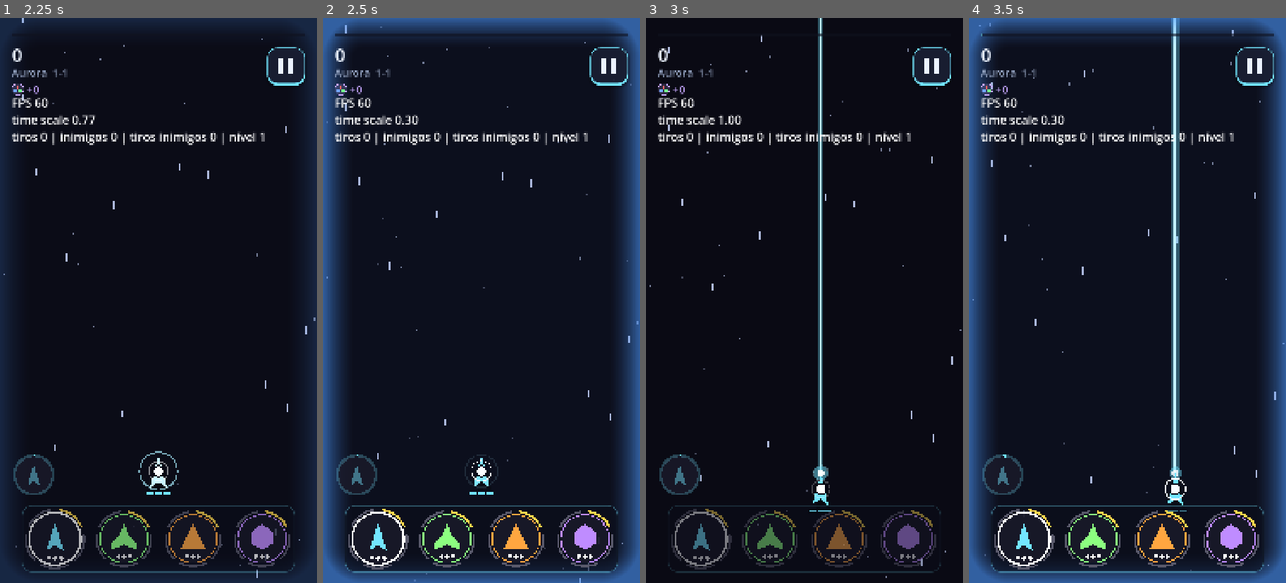
Above: before the commit, frames 1-4 (left to right).
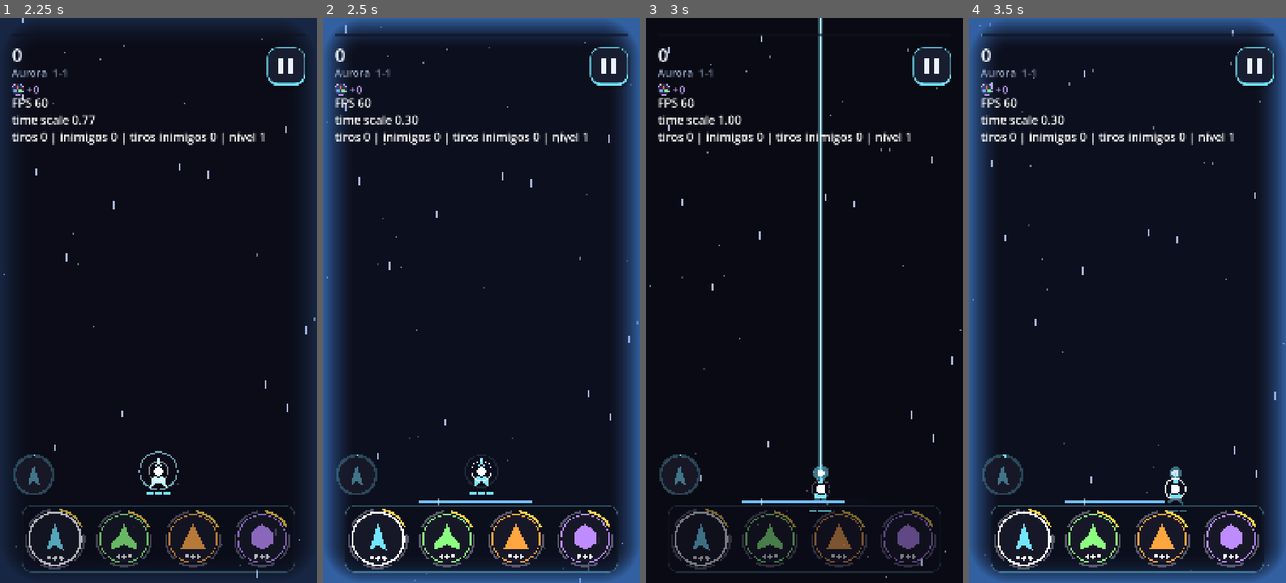
Above: after the commit, the same moments.

Repository: GDPonsoni/Nucleon-Squad-3D
Game: Godot game, scene res://scenes/game.tscn
Same seed, same stepped clock (60 frames per second), same inputs: the game is played once before the commit and once after it. This scene is started directly instead of the project's main scene.
Inputs (mouse positions are in pixels of both pictures, inside the frame that each line leads up to):
- Up to frame 1 (2.25 s): click (285, 68) at 0.5 s; click (53, 390) at 1.25 s; move the mouse to (228, 272) at 2.02 s; hold Right (ui_right) from 2.03 s (still down); click (228, 272) at 2.17 s
- Up to frame 2 (2.5 s): keep holding Right (ui_right)
- Up to frame 3 (3 s): release Right (ui_right) at 2.75 s; drag from (741, 328) to (788, 413) at 2.77 s
- Up to frame 4 (3.5 s): no input

Frame 1 is identical in both runs. In frame 2, 0.2% of the frame differs, in the area x 30-66%, y 85-87%; in frame 3, 0.2%; in frame 4, 2.3%, in the area x 30-68%, y 0-87%.

Commit message:
feat(core): câmera lenta com custo (armas param e energia)
Na câmera lenta voluntária as armas seguram o tiro e uma energia
esvazia em tempo real (3 s cheia; recarrega em 6 s com o dedo na tela;
abaixo de 15% não ativa; vazia volta ao normal). Barra acima da barra
de troca. A lenta forçada (corpo destruído) e a do início não gastam.
Dica do tutorial, GDD e estado atual atualizados.

Co-Authored-By: Claude Opus 5.5 <noreply@anthropic.com>

Diff:
--- a/data/i18n/strings.csv
+++ b/data/i18n/strings.csv
@@ -179,7 +179,7 @@
 SETTINGS_REPLAY_TUTORIAL,Replay tutorial,Rever tutorial,Repetir tutorial
 SETTINGS_TUTORIAL_RESET,Tutorial reset,Tutorial reiniciado,Tutorial reiniciado
 TIP_MOVE,Drag anywhere on the screen to move the ship. The finger doesn't need to be on it.,Arraste em qualquer lugar da tela para mover a nave. O dedo não precisa estar em cima dela.,Arrastra en cualquier parte de la pantalla para mover la nave. El dedo no tiene que estar sobre ella.
-TIP_SLOWMO,Lift your finger and time slows down. Use it to plan your dodge.,Soltou o dedo? O tempo desacelera. Use para planejar o desvio.,¿Soltaste el dedo? El tiempo se ralentiza. Úsalo para planear la esquiva.
+TIP_SLOWMO,"Lift your finger and time slows down to plan your dodge. Your weapons hold fire and the blue bar drains; keep your finger down to refill it.","Soltou o dedo? O tempo desacelera para planejar o desvio. As armas param de atirar e a barra azul esvazia; com o dedo na tela, ela recarrega.","¿Soltaste el dedo? El tiempo se ralentiza para planear la esquiva. Las armas dejan de disparar y la barra azul se vacía; con el dedo en la pantalla, se recarga."
 TIP_POWERUP,"Power-ups raise the weapon level of the active ship, up to level 5.","Power-ups sobem o nível da arma da nave ativa, até o nível 5.","Los power-ups suben el nivel del arma de la nave activa, hasta el nivel 5."
 TIP_HITS,Each ship takes 3 hits. At zero it breaks: switch to another ship in the bar below.,Cada nave aguenta 3 hits. Sem hits ela se quebra: troque de nave na barra de baixo.,Cada nave aguanta 3 golpes. Sin golpes se rompe: cambia de nave en la barra de abajo.
 TIP_MEDKIT,Medkits restore hits to the active ship.,Kits médicos recuperam hits da nave ativa.,Los botiquines recuperan golpes de la nave activa.
--- a/scripts/core/combat_context.gd
+++ b/scripts/core/combat_context.gd
@@ -11,6 +11,7 @@
 var player: Player
 var boss: Boss  # fora do pool; null quando não há chefe
 var boosts: PlayerBoosts = PlayerBoosts.new()  # evolução do núcleo (neutro em testes)
+var weapons_hold: bool = false  # câmera lenta voluntária: as armas não atiram
 
 
 ## Faísca de acerto no ponto (ignora se o contexto não tem o pool).
--- a/scripts/core/game.gd
+++ b/scripts/core/game.gd
@@ -155,6 +155,8 @@
 	time_controller.name = "TimeController"
 	add_child(time_controller)
 	time_controller.bind_input(touch_input)
+	time_controller.voluntary_slow_changed.connect(func(slow: bool) -> void:
+		context.weapons_hold = slow and Params.slowmo_holds_fire)
 
 	# Por último entre os nós de lógica: roda depois dos movimentos
 	combat = CombatSystem.new()
@@ -169,6 +171,7 @@
 
 	var slow_overlay := SlowMotionOverlay.new()
 	slow_overlay.name = "SlowMotionOverlay"
+	slow_overlay.time_controller = time_controller
 	add_child(slow_overlay)
 
 	hud = Hud.new()
--- a/scripts/core/params.gd
+++ b/scripts/core/params.gd
@@ -245,6 +245,19 @@
 var slow_time_scale: float = 0.3
 var time_scale_smooth_seconds: float = 0.1  # duração da transição, em tempo real
 var slow_motion_tint: Color = Color(0.3, 0.6, 1.0, 0.6)  # vinheta nas bordas (alfa = força máxima)
+# Custo da câmera lenta: as armas não atiram nela e uma energia esvazia (tempo real) enquanto
+# ela dura; com o dedo na tela, a energia recarrega. Vazia = volta à velocidade normal.
+var slowmo_holds_fire: bool = true
+var slowmo_energy_seconds: float = 3.0  # duração da câmera lenta com a energia cheia (tempo real)
+var slowmo_recharge_seconds: float = 6.0  # dedo na tela por tanto tempo enche a energia do zero
+var slowmo_min_energy: float = 0.15  # abaixo disso, soltar o dedo não ativa a câmera lenta
+var slowmo_max_frame_seconds: float = 0.1  # ignora saltos de tempo real (pausa, app em segundo plano)
+var slowmo_bar_size: Vector2 = Vector2(420.0, 14.0)
+var slowmo_bar_gap: float = 125.0  # acima do centro da barra de troca
+var slowmo_bar_color: Color = Color(0.45, 0.75, 1.0)
+var slowmo_bar_low_color: Color = Color(1.0, 0.45, 0.4)  # abaixo do mínimo
+var slowmo_bar_bg_color: Color = Color(0.04, 0.05, 0.1, 0.6)
+var slowmo_bar_fade_seconds: float = 0.25  # some depois de cheia (tempo real)
 
 # --- Nave ---
 var ship_speed: float = 3000.0  # px/s máximos (escalado pelo time scale)
--- a/scripts/core/time_controller.gd
+++ b/scripts/core/time_controller.gd
@@ -2,6 +2,12 @@
 extends Node
 ## Câmera lenta: dedo solto -> time scale lento; tocar -> volta a 1.0.
 ## A transição usa tempo real (o delta do _process já vem escalado).
+## Custo: a câmera lenta voluntária gasta energia (tempo real) e o dedo na tela recarrega.
+## Sem energia, o jogo volta à velocidade normal até o próximo toque. A câmera lenta forçada
+## (corpo destruído) e a do começo da fase (antes do primeiro toque) não gastam.
+
+## Câmera lenta voluntária começou ou acabou (as armas seguram o tiro nela).
+signal voluntary_slow_changed(slow: bool)
 
 const NORMAL_TIME_SCALE: float = 1.0
 
@@ -9,14 +15,21 @@
 var forced_slow: bool = false:
 	set(value):
 		forced_slow = value
-		_target = Params.slow_time_scale if value or not _touch.is_touching() else NORMAL_TIME_SCALE
+		var idle_slow: bool = not _touch.is_touching() and _has_energy()
+		_target = Params.slow_time_scale if value or idle_slow else NORMAL_TIME_SCALE
+		_update_voluntary()
 
 ## Fim de fase: velocidade normal travada, o dedo não muda mais a câmera lenta.
 var locked_normal: bool = false
 
+## Energia da câmera lenta, de 0 a 1.
+var energy: float = 1.0
+
 var _target: float = NORMAL_TIME_SCALE
 var _last_usec: int = 0
 var _touch: TouchInput
+var _touched_once: bool = false
+var _voluntary: bool = false
 
 
 func _ready() -> void:
@@ -34,8 +47,9 @@
 
 func _process(_delta: float) -> void:
 	var now: int = Time.get_ticks_usec()
-	var real_delta: float = (now - _last_usec) / 1_000_000.0
+	var real_delta: float = minf((now - _last_usec) / 1_000_000.0, Params.slowmo_max_frame_seconds)
 	_last_usec = now
+	_update_energy(real_delta)
 	var rate: float = (NORMAL_TIME_SCALE - Params.slow_time_scale) / Params.time_scale_smooth_seconds
 	Engine.time_scale = move_toward(Engine.time_scale, _target, rate * real_delta)
 
@@ -47,20 +61,56 @@
 func lock_normal() -> void:
 	locked_normal = true
 	_target = NORMAL_TIME_SCALE
+	_update_voluntary()
+
+
+## Câmera lenta escolhida pelo jogador (dedo solto), não a forçada nem a do início da fase.
+func is_voluntary_slow() -> bool:
+	return _voluntary
+
+
+func _has_energy() -> bool:
+	return energy >= Params.slowmo_min_energy
+
+
+func _update_energy(real_delta: float) -> void:
+	if locked_normal or forced_slow:
+		return
+	if _voluntary:
+		energy = maxf(energy - real_delta / Params.slowmo_energy_seconds, 0.0)
+		if energy <= 0.0:
+			# Acabou: volta ao normal até o dedo tocar de novo
+			Audio.play(&"slowmo_exit")
+			_target = NORMAL_TIME_SCALE
+			_update_voluntary()
+	elif _touch != null and _touch.is_touching():
+		energy = minf(energy + real_delta / Params.slowmo_recharge_seconds, 1.0)
+
+
+func _update_voluntary() -> void:
+	var slow: bool = _touched_once and not forced_slow and not locked_normal and _target < NORMAL_TIME_SCALE
+	if slow != _voluntary:
+		_voluntary = slow
+		voluntary_slow_changed.emit(slow)
 
 
 func _on_touch_started(_pos: Vector2) -> void:
 	if locked_normal:
 		return
+	_touched_once = true
 	if not forced_slow:
 		if _target < NORMAL_TIME_SCALE:
 			Audio.play(&"slowmo_exit")
 		_target = NORMAL_TIME_SCALE
+	_update_voluntary()
 
 
 func _on_touch_ended() -> void:
 	if locked_normal:
 		return
+	if not forced_slow and not _has_energy():
+		return  # sem energia: segue na velocidade normal
 	if _target >= NORMAL_TIME_SCALE:
 		Audio.play(&"slowmo_enter")
 	_target = Params.slow_time_scale
+	_update_voluntary()
--- a/scripts/ui/slow_motion_overlay.gd
+++ b/scripts/ui/slow_motion_overlay.gd
@@ -2,6 +2,7 @@
 extends CanvasLayer
 ## Vinheta azulada nas bordas da tela durante a câmera lenta.
 ## A intensidade acompanha o time scale (0 no normal, 1 no lento).
+## Acima da barra de troca, a barra de energia da câmera lenta (some quando está cheia).
 
 const SHADER_CODE: String = """
 shader_type canvas_item;
@@ -19,7 +20,12 @@
 }
 """
 
+var time_controller: TimeController  # dono da energia (null = sem barra)
+
 var _material: ShaderMaterial
+var _bar: Control
+var _bar_alpha: float = 0.0
+var _last_usec: int = 0
 
 
 func _ready() -> void:
@@ -36,9 +42,40 @@
 	rect.material = _material
 	add_child(rect)
 
+	_bar = Control.new()
+	_bar.set_anchors_preset(Control.PRESET_FULL_RECT)
+	_bar.mouse_filter = Control.MOUSE_FILTER_IGNORE
+	_bar.draw.connect(_draw_bar)
+	add_child(_bar)
+	_last_usec = Time.get_ticks_usec()
+
 
 func _process(_delta: float) -> void:
 	var intensity: float = clampf((1.0 - Engine.time_scale) / (1.0 - Params.slow_time_scale), 0.0, 1.0)
 	if SaveGame.setting("reduced_effects"):
 		intensity *= Params.reduced_slowmo_intensity
 	_material.set_shader_parameter("intensity", intensity)
+	# A barra aparece enquanto a energia não está cheia (tempo real: não acompanha a lenta)
+	var now: int = Time.get_ticks_usec()
+	var real_delta: float = (now - _last_usec) / 1_000_000.0
+	_last_usec = now
+	var wanted: bool = time_controller != null and (time_controller.energy < 1.0 or time_controller.is_voluntary_slow())
+	_bar_alpha = move_toward(_bar_alpha, 1.0 if wanted else 0.0, real_delta / Params.slowmo_bar_fade_seconds)
+	_bar.queue_redraw()
+
+
+func _draw_bar() -> void:
+	if time_controller == null or _bar_alpha <= 0.0:
+		return
+	var size: Vector2 = Params.slowmo_bar_size
+	var screen: Vector2 = _bar.size
+	var center := Vector2(screen.x * 0.5, screen.y - Params.switch_strip_bottom - Params.slowmo_bar_gap)
+	var rect := Rect2(center - size * 0.5, size)
+	var low: bool = time_controller.energy < Params.slowmo_min_energy
+	var color: Color = Params.slowmo_bar_low_color if low else Params.slowmo_bar_color
+	_bar.draw_rect(rect.grow(3.0), Color(Params.slowmo_bar_bg_color, Params.slowmo_bar_bg_color.a * _bar_alpha))
+	var fill := Rect2(rect.position, Vector2(size.x * time_controller.energy, size.y))
+	_bar.draw_rect(fill, Color(color, _bar_alpha))
+	# Marca do mínimo para ativar
+	var mark_x: float = rect.position.x + size.x * Params.slowmo_min_energy
+	_bar.draw_line(Vector2(mark_x, rect.position.y - 4.0), Vector2(mark_x, rect.end.y + 4.0), Color(1.0, 1.0, 1.0, 0.5 * _bar_alpha), 2.0)
--- a/scripts/weapons/beam_weapon.gd
+++ b/scripts/weapons/beam_weapon.gd
@@ -23,6 +23,12 @@
 
 func _process(delta: float) -> void:
 	_tick_spawn(delta)
+	if holding():
+		# Raios desligados na câmera lenta
+		_lengths.fill(0.0)
+		_hits.fill(0)
+		queue_redraw()
+		return
 	var tip: Vector2 = muzzle()
 	for k in stats.beam_angles.size():
 		var origin := Vector2(tip.x + stats.beam_offsets[k], tip.y)
--- a/scripts/weapons/chain_weapon.gd
+++ b/scripts/weapons/chain_weapon.gd
@@ -16,8 +16,11 @@
 	else:
 		_cooldown -= delta
 	if not charging and _cooldown <= 0.0:
-		_cooldown += 1.0 / (stats.fire_rate * rate())
-		_discharge()
+		if holding():
+			_cooldown = 0.0  # pronta: descarrega assim que a câmera lenta acabar
+		else:
+			_cooldown += 1.0 / (stats.fire_rate * rate())
+			_discharge()
 	for i in range(_bolts.size() - 1, -1, -1):
 		_bolts[i]["age"] += delta
 		if _bolts[i]["age"] >= Params.chain_bolt_seconds:
--- a/scripts/weapons/homing_weapon.gd
+++ b/scripts/weapons/homing_weapon.gd
@@ -37,7 +37,9 @@
 		var target: Enemy = _finder().call(global_position)
 		var goal: float = -PI * 0.5 if target == null else (target.position - global_position).angle()
 		_aim_angle = rotate_toward(_aim_angle, goal, TAU * delta)
-		if _timer <= 0.0:
+		if _timer <= 0.0 and holding():
+			_timer = 0.0  # a onda segue mirando e sai quando a câmera lenta acabar
+		elif _timer <= 0.0:
 			_launch_wave()
 			_phase = Phase.COOLDOWN
 			_timer = stats.wave_cooldown_seconds / rate()
--- a/scripts/weapons/orbit_weapon.gd
+++ b/scripts/weapons/orbit_weapon.gd
@@ -28,6 +28,8 @@
 		var center: Vector2 = pivot + _offset(i)
 		if stats.clears_projectiles:
 			_clear_projectiles(center)
+		if holding():
+			continue  # na câmera lenta os orbitais só giram (e seguem bloqueando tiros)
 		# De trás para frente: o inimigo pode morrer e sair da lista
 		for j in range(enemies.size() - 1, -1, -1):
 			var enemy := enemies[j] as Enemy
--- a/scripts/weapons/projectile_weapon.gd
+++ b/scripts/weapons/projectile_weapon.gd
@@ -18,6 +18,9 @@
 		_flash_left -= delta
 		queue_redraw()
 	if _cooldown > 0.0:
+		return
+	if holding():
+		_cooldown = 0.0  # pronta: atira assim que a câmera lenta acabar
 		return
 	_cooldown += 1.0 / (stats.fire_rate * rate())
 	_fire()
--- a/scripts/weapons/weapon.gd
+++ b/scripts/weapons/weapon.gd
@@ -115,6 +115,11 @@
 	return stats.damage * context.boosts.damage * power * data.damage_scale
 
 
+## Câmera lenta voluntária: a arma segura o tiro (fica pronta para quando o jogo voltar).
+func holding() -> bool:
+	return context != null and context.weapons_hold
+
+
 ## Multiplicador de cadência da evolução do núcleo.
 func rate() -> float:
 	return context.boosts.fire_rate
--- a/tests/match_regressions.gd
+++ b/tests/match_regressions.gd
@@ -47,6 +47,7 @@
 		printerr("FALHOU: órbita não descartou o alvo liberado")
 		failures += 1
 	orbit.queue_free()
+	failures += await _check_slowmo_holds_fire(game)
 	failures += await _check_clear_sequence(game)
 	print("match_regressions: %d falhas" % failures)
 	get_tree().quit(1 if failures > 0 else 0)
@@ -147,3 +148,42 @@
 		printerr("FALHOU: resultado não apareceu")
 		failures += 1
 	return failures
+
+
+## Câmera lenta voluntária: as armas seguram o tiro; ao tocar de novo, voltam a atirar.
+func _check_slowmo_holds_fire(game: Node) -> int:
+	var failures: int = 0
+	var context: CombatContext = game.get("context")
+	var time: TimeController = game.get("time_controller")
+	var spread: Weapon = Weapon.create(load("res://data/weapons/spread.tres") as WeaponData, context, 1)
+	game.add_child(spread)
+	spread.position = get_viewport().get_visible_rect().get_center()
+	time.energy = 1.0  # os casos anteriores soltaram o dedo várias vezes e gastaram energia
+	time._on_touch_started(spread.position)
+	time._on_touch_ended()
+	if not context.weapons_hold:
+		printerr("FALHOU: câmera lenta voluntária não segurou as armas")
+		failures += 1
+	var before: int = context.player_bullets.active.size()
+	var most: int = before
+	for i in 40:
+		await get_tree().process_frame
+		most = maxi(most, context.player_bullets.active.size())
+	if most > before:
+		printerr("FALHOU: arma atirou na câmera lenta (%d -> %d)" % [before, most])
+		failures += 1
+	time._on_touch_started(spread.position)
+	if context.weapons_hold:
+		printerr("FALHOU: tocar de novo não liberou as armas")
+		failures += 1
+	var fired: bool = false
+	for i in 40:
+		await get_tree().process_frame
+		if context.player_bullets.active.size() > before:
+			fired = true
+			break
+	if not fired:
+		printerr("FALHOU: arma não voltou a atirar depois da câmera lenta")
+		failures += 1
+	spread.queue_free()
+	return failures
--- a/tests/test_suite.gd
+++ b/tests/test_suite.gd
@@ -618,3 +618,36 @@
 	check(screen._name_label.text == tr(Session.campaign.planets[0].name_key), "voltar ao planeta 1 restaura o cabeçalho")
 	page.free()
 	screen.queue_free()
+
+
+## Energia da câmera lenta: gasta na lenta voluntária, recarrega com o dedo na tela, sem energia
+## não ativa; a lenta forçada e a do começo da fase não gastam.
+func test_slowmo_energy() -> void:
+	var touch := TouchInput.new()
+	add_child(touch)
+	var time := TimeController.new()
+	add_child(time)
+	time.bind_input(touch)
+	check(not time.is_voluntary_slow(), "começo da fase: lenta sem custo")
+	time._update_energy(1.0)
+	check(is_equal_approx(time.energy, 1.0), "antes do primeiro toque não gasta")
+	time._on_touch_started(Vector2.ZERO)
+	time._on_touch_ended()
+	check(time.is_voluntary_slow(), "soltar o dedo ativa a lenta voluntária")
+	time._update_energy(Params.slowmo_energy_seconds * 0.5)
+	check(is_equal_approx(time.energy, 0.5), "gasta em tempo real (%.2f)" % time.energy)
+	for i in 100:
+		time._update_energy(Params.slowmo_max_frame_seconds)
+	check(time.energy == 0.0 and not time.is_voluntary_slow(), "sem energia volta ao normal")
+	time._on_touch_ended()
+	check(not time.is_voluntary_slow(), "sem energia, soltar o dedo não ativa")
+	time._on_touch_started(Vector2.ZERO)
+	touch.set("_index", 0)
+	time._update_energy(Params.slowmo_recharge_seconds * 0.5)
+	check(is_equal_approx(time.energy, 0.5), "dedo na tela recarrega (%.2f)" % time.energy)
+	time.forced_slow = true
+	time._update_energy(1.0)
+	check(is_equal_approx(time.energy, 0.5) and not time.is_voluntary_slow(), "lenta forçada não gasta")
+	time.forced_slow = false
+	time.free()
+	touch.free()
Not shown, changed: docs/ESTADO_ATUAL.md
Not shown, changed: docs/GDD_Nucleon_Squad_v1.md
